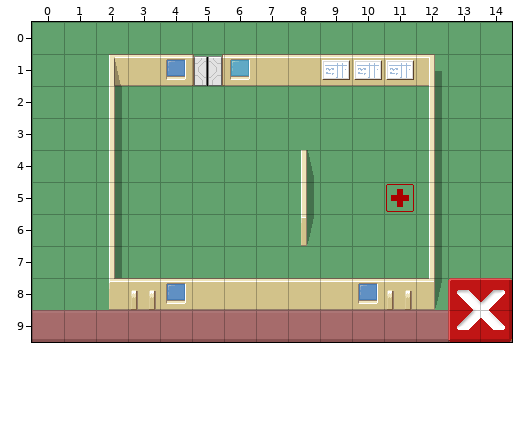
Two states of a Tiled map, data/tutorial2.tmx. Above: the version before the commit.
Cells are 32x32 px. Shown: x 0..14, y 0..9.
The same view after the edit:
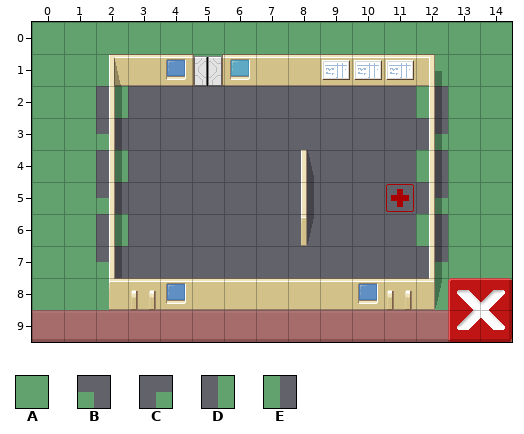
Key: from "hospital_256": A 4, B 12, C 13, D 20, E 21.
_ is an empty cell.
Difference:
Layer "floor":
y 2: x 2..12 AAAAAAAAAAA -> D_________E
y 3: x 2..12 AAAAAAAAAAA -> B_________C
y 4: x 2..12 AAAAAAAAAAA -> D_________E
y 5: x 2..12 AAAAAAAAAAA -> B_________C
y 6: x 2..12 AAAAAAAAAAA -> D_________E
y 7: x 2..12 AAAAAAAAAAA -> B_________C
Where, in picture pixels (left, top, right, bottom), the same in both pictures:
changed: (96, 86, 448, 278)
